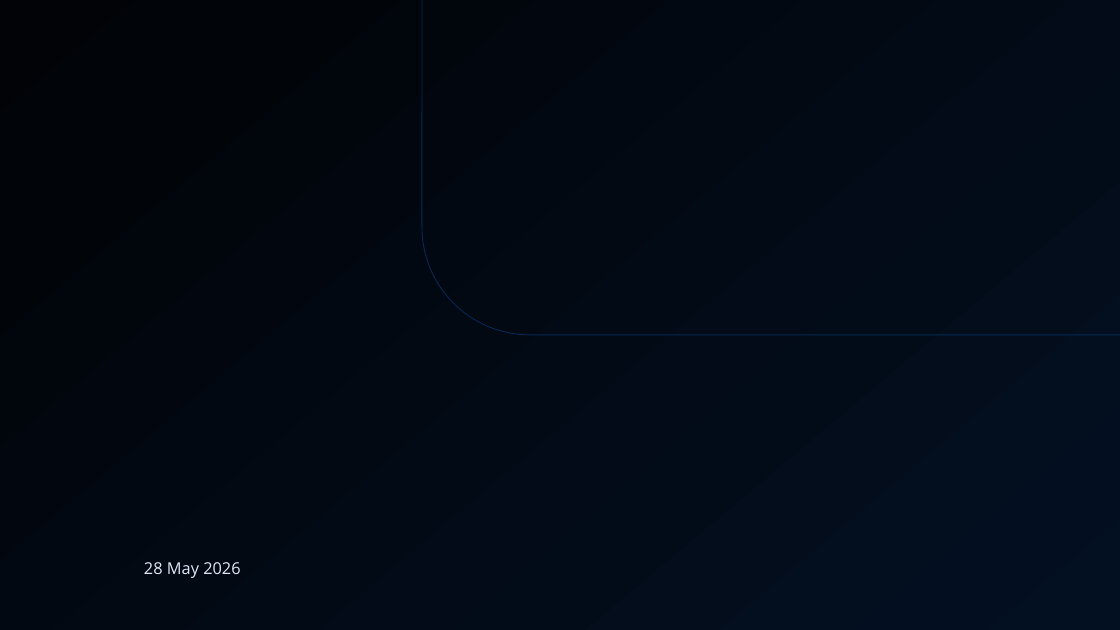
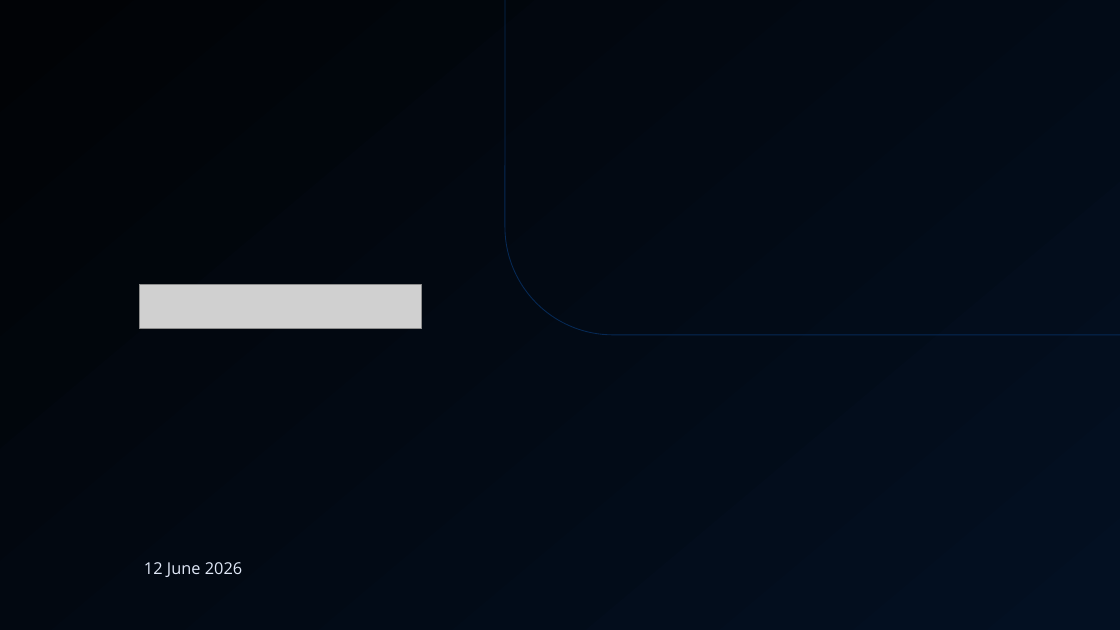
Before and after one commit to tf-alexc/Branding, a slide deck: slide 1 of skills/deck-builder/templates/Kenyon - Basic Presentation Template.pptx. Drawn at 1120x630 pixels with LibreOffice and Linux fonts; fonts in the diff are those of the drawing; grey boxes stand for pictures; background and template pictures are left out. Boxes give left, top, right and bottom in pixels: in the first picture for what was removed or moved away, otherwise in the second. Text is boxed around its words. In the diff, an @@ line names an element or a change of style, - is before the commit and + after.

```diff
--- a/skills/deck-builder/templates/Kenyon - Basic Presentation Template.pptx
+++ b/skills/deck-builder/templates/Kenyon - Basic Presentation Template.pptx
@@ rounded rectangle: place and size @@
-rounded rectangle at [422,0,1120,334]
+rounded rectangle at [505,0,1120,334]
@@ picture added at [139,285,421,329] @@
@@ text at [144,562,242,577]: text changed @@
-28 May 2026
+12 June 2026
```
Also in this commit, not shown: 3 other files.
